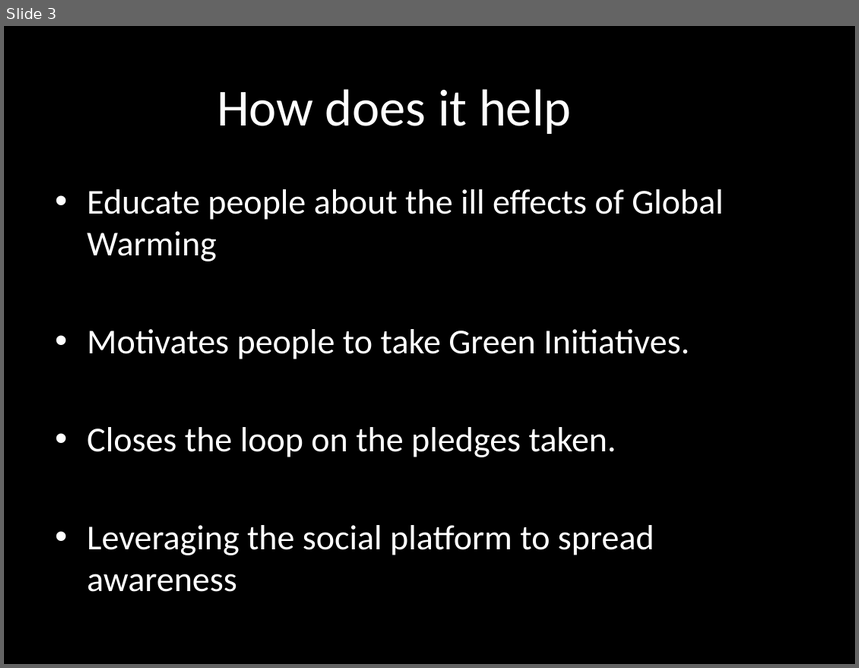
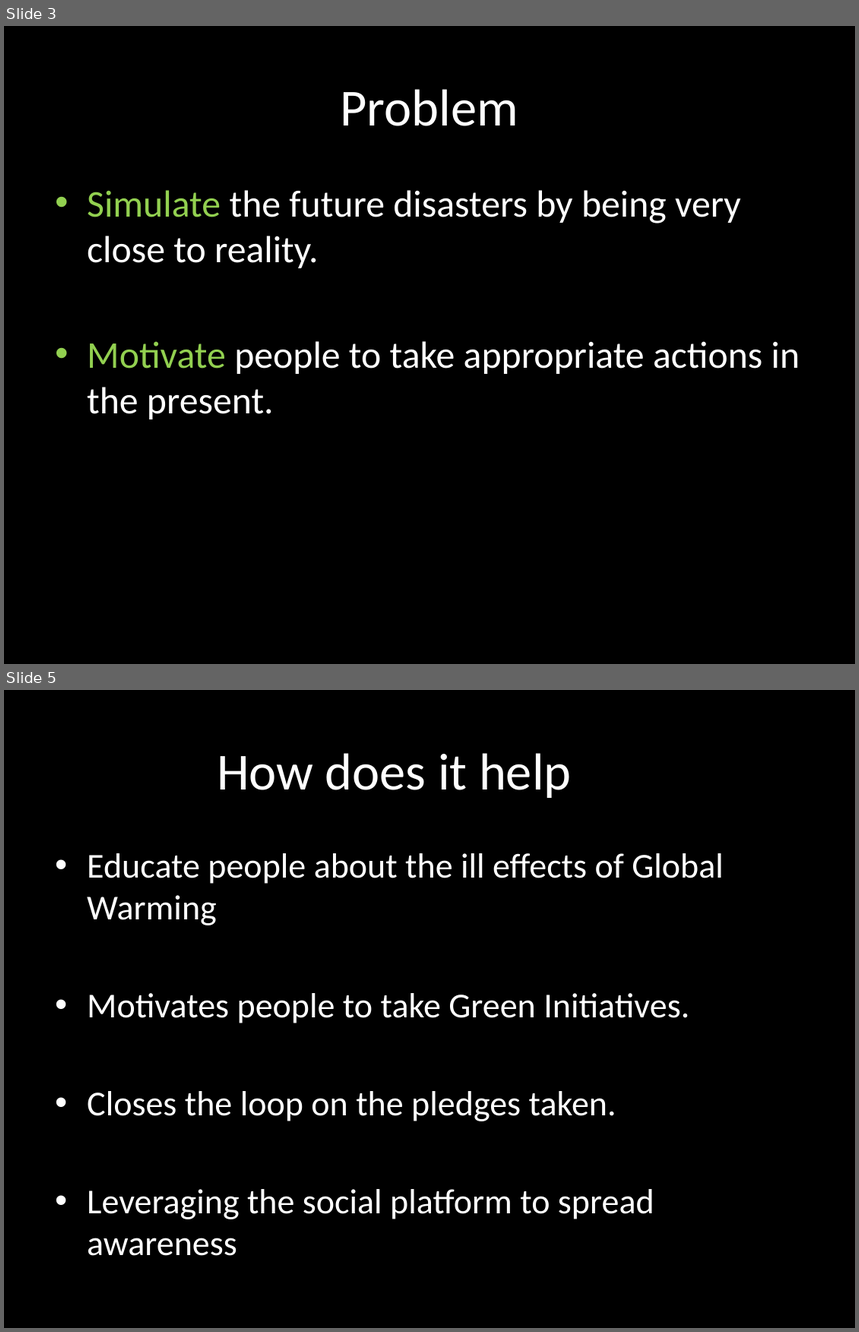
Before and after one commit to kmanish86/bhago, a slide deck: Bhago_Idea.pptx. Shown one above the other, each under a label of ours: slide 3 before the commit, slides 3 and 5 after it; the slides between them are not shown. The pictures are 859x668 and 859x1332 pixels, drawn with LibreOffice and Linux fonts; fonts in the diff are those of the drawing. Boxes give left, top, right and bottom in pixels: in the first picture for what was removed or moved away, otherwise in the second. Text is boxed around its words. In the diff, an @@ line names an element or a change of style, - is before the commit and + after.

```diff
--- a/Bhago_Idea.pptx
+++ b/Bhago_Idea.pptx
@@ slide 3 added at [4,26,855,664], background #000000 @@
@@ title added at [341,89,519,126], 44 pt, text #FFFFFF @@
+Problem
@@ text added at [87,190,800,420], 32 pt, text #FFFFFF @@
+• Simulate the future disasters by being very close to reality.
+• Motivate people to take appropriate actions in the present.
@@ what was slide 3 is now slide 5 @@
```
Also in this commit, not shown: 2 slides changed, 1 other slide added.
